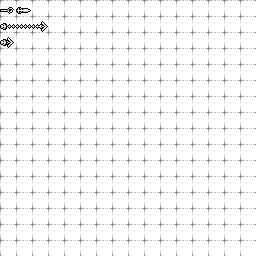
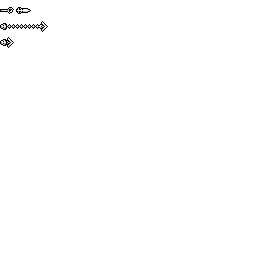
Layers edited between the first and the second 256 × 256 image:
painted on "Spritesheet" over [0, 0, 256, 256]
hid "Tile background" over [0, 0, 256, 256]
